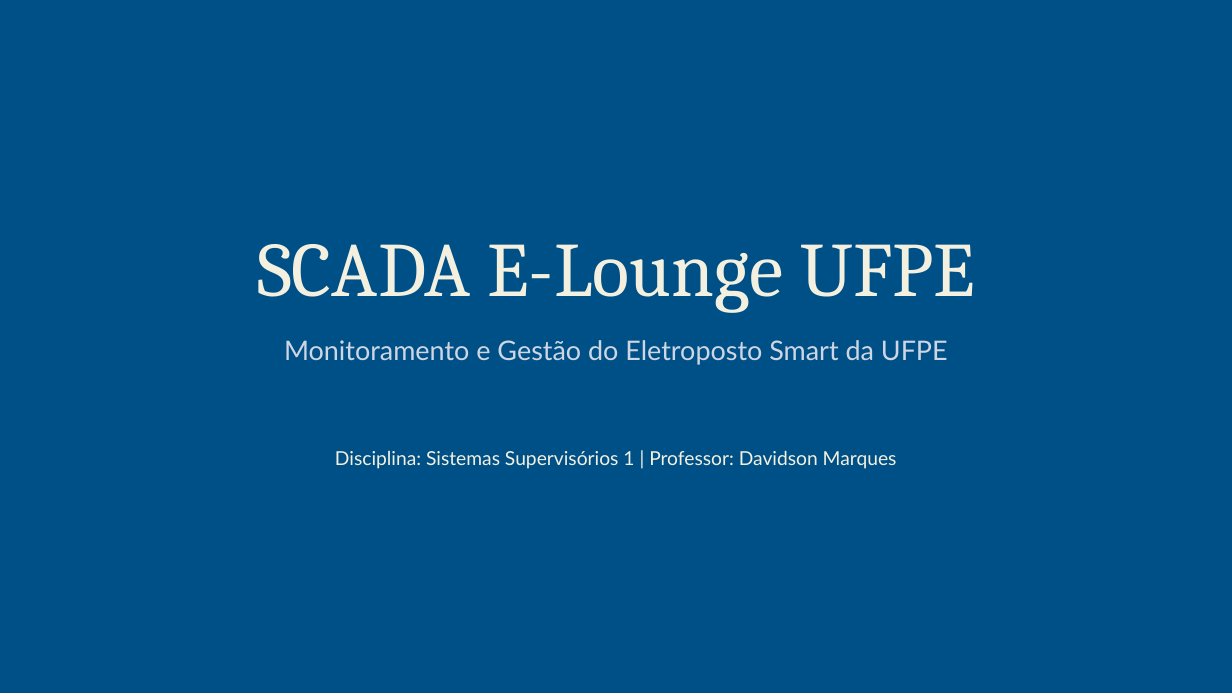
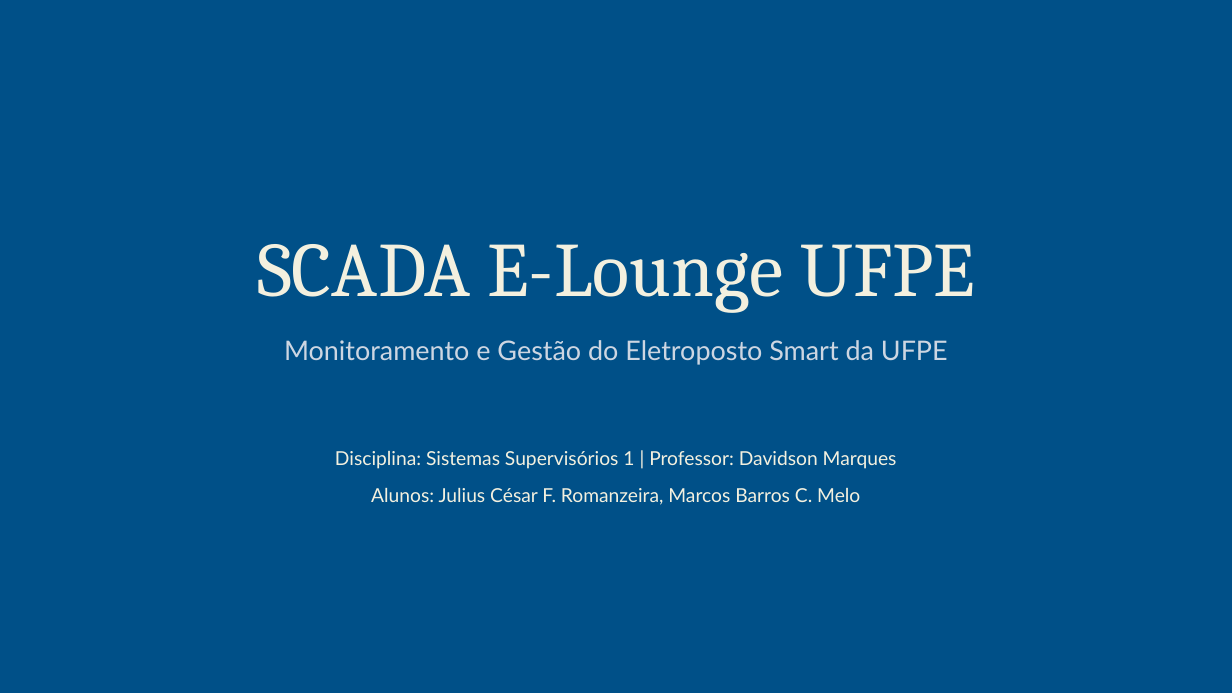
Before and after one commit to juliusRomanzeira/Supervisorios1, a slide deck: slide 1 of Apresentação/SCADA E-Lounge UFPE.pptx. Drawn at 1232x693 pixels with LibreOffice and Linux fonts; fonts in the diff are those of the drawing; background and template pictures are left out. Boxes give left, top, right and bottom in pixels: in the first picture for what was removed or moved away, otherwise in the second. Text is boxed around its words. In the diff, an @@ line names an element or a change of style, - is before the commit and + after.

```diff
--- a/Apresentação/SCADA E-Lounge UFPE.pptx
+++ b/Apresentação/SCADA E-Lounge UFPE.pptx
@@ text at bbox=[371, 487, 860, 505]: paragraph added @@
+Alunos: Julius César F. Romanzeira, Marcos Barros C. Melo
```
Also in this commit, not shown: 7 other slides changed, 1 slide removed, 8 other files.
